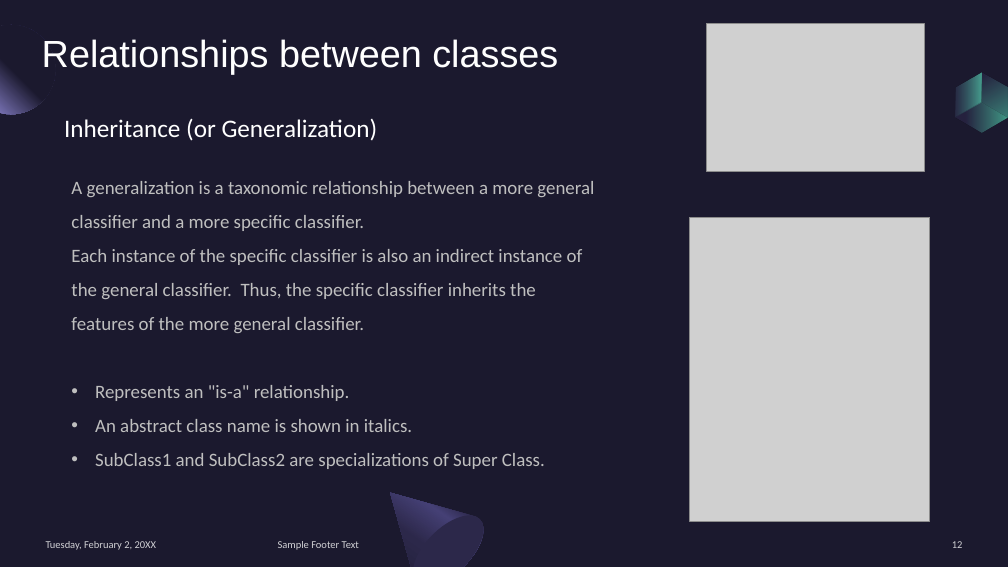
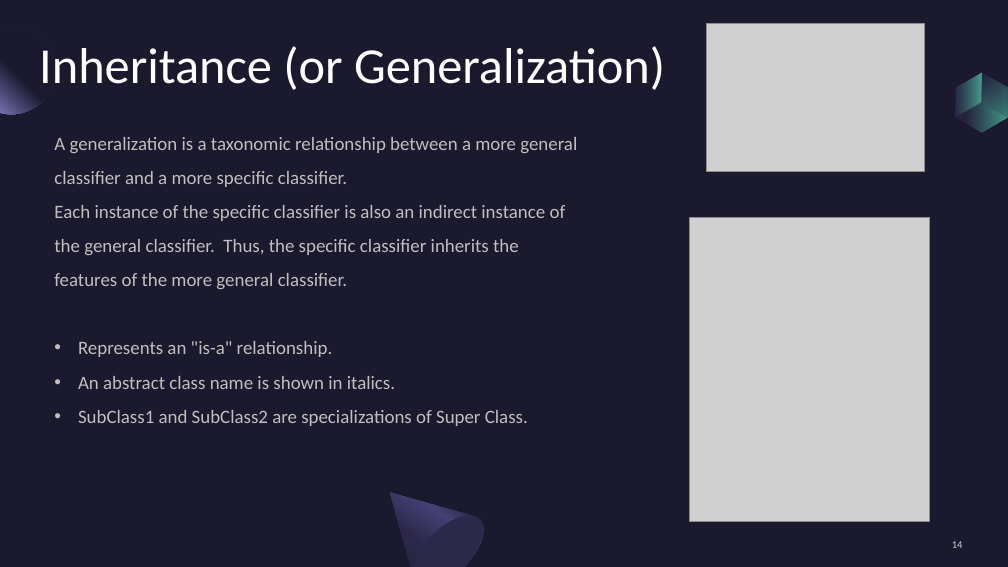
Before and after one commit to draidyn/ATMApplication, a slide deck: slide 14 of FinalPresentationClassDiagram.pptx (slide 12 before the commit). Drawn at 1008x567 pixels with LibreOffice and Linux fonts; fonts in the diff are those of the drawing; grey boxes stand for pictures; background and template pictures are left out. Boxes give left, top, right and bottom in pixels: in the first picture for what was removed or moved away, otherwise in the second. Text is boxed around its words. In the diff, an @@ line names an element or a change of style, - is before the commit and + after.

```diff
--- a/FinalPresentationClassDiagram.pptx
+++ b/FinalPresentationClassDiagram.pptx
@@ text "Inheritance (or Generalization)" moved from (x1=64, y1=118, x2=378, y2=141) to (x1=39, y1=46, x2=665, y2=90) @@
@@ text "Inheritance (or Generalization)" at (x1=39, y1=46, x2=665, y2=90): size 24 to 48 pt @@
@@ text removed at (x1=42, y1=39, x2=558, y2=75) @@
-Relationships between classes
@@ text "A generalization is a taxonomic ..." moved from (x1=71, y1=181, x2=594, y2=469) to (x1=54, y1=137, x2=577, y2=426) @@
@@ text removed at (x1=46, y1=541, x2=157, y2=550) @@
-Tuesday, February 2, 20XX
@@ text removed at (x1=278, y1=541, x2=359, y2=550) @@
-Sample Footer Text
@@ page number at (x1=952, y1=541, x2=963, y2=548): text changed @@
-12
+14
```
Also in this commit, not shown: 16 other slides changed, 7 slides added, 1 slide removed.
